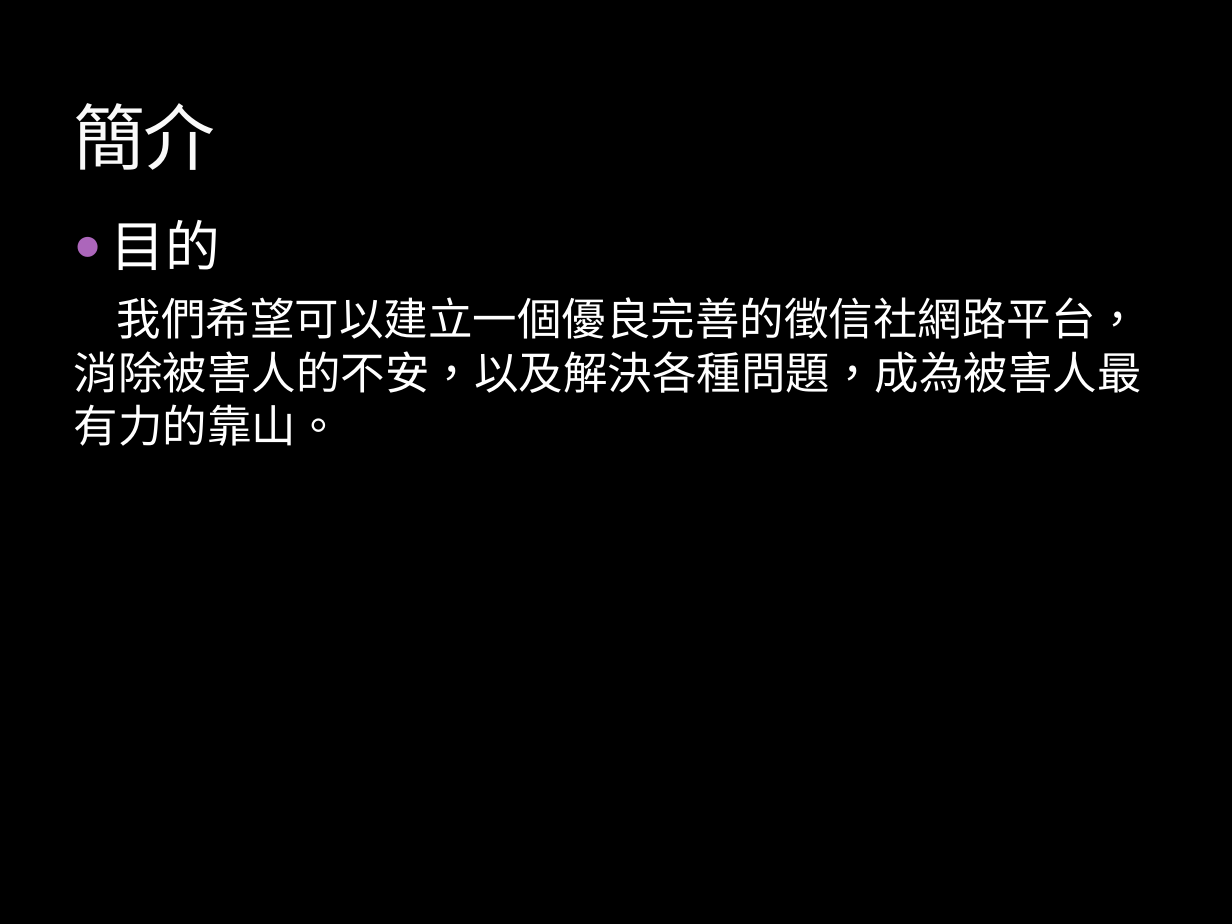
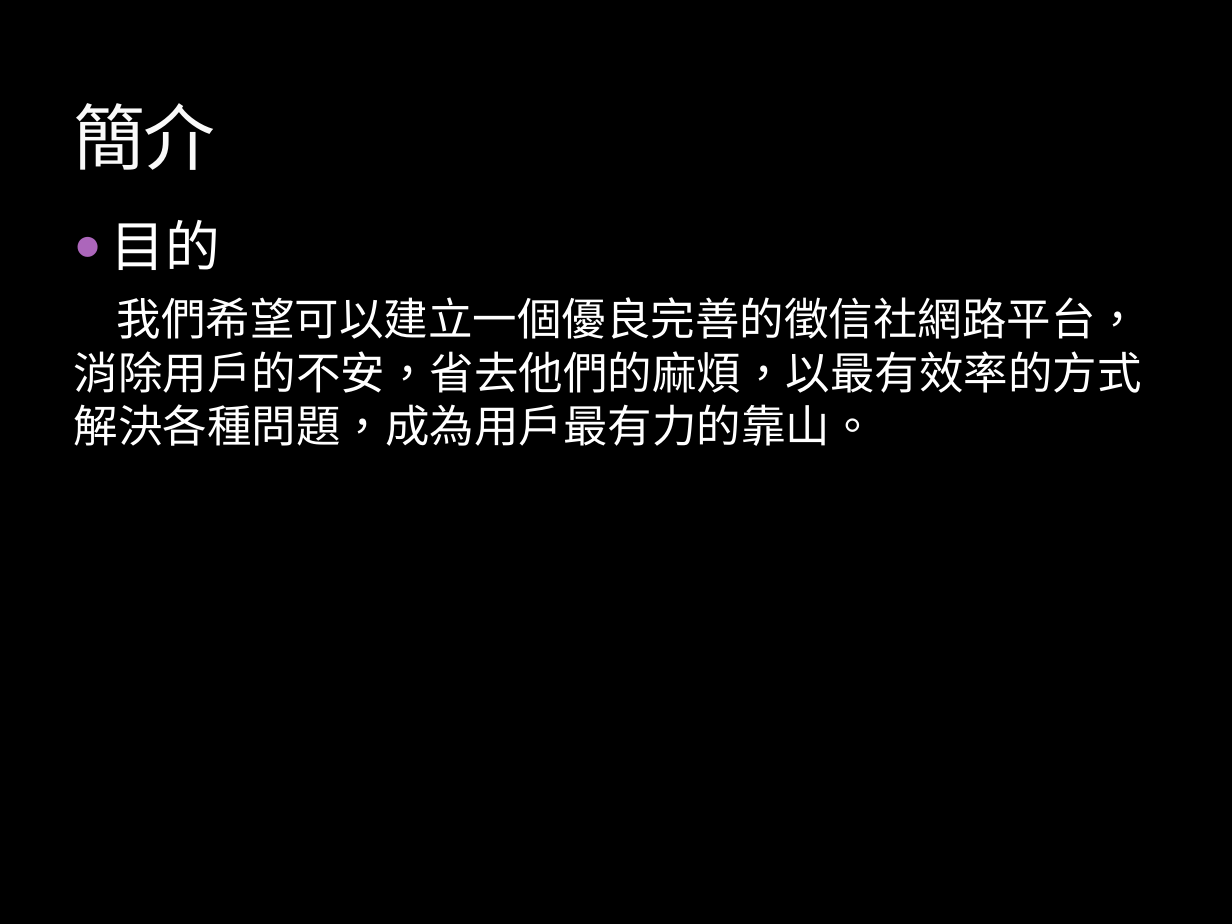
Before and after one commit to Banana-Huang/107_SE_Team11, a slide deck: slide 4 of team11_proposal.pptx. Drawn at 1232x924 pixels with LibreOffice and Linux fonts; fonts in the diff are those of the drawing; background and template pictures are left out. Boxes give left, top, right and bottom in pixels: in the first picture for what was removed or moved away, otherwise in the second. Text is boxed around its words. In the diff, an @@ line names an element or a change of style, - is before the commit and + after.

```diff
--- a/team11_proposal.pptx
+++ b/team11_proposal.pptx
@@ text at (x1=74, y1=297, x2=1142, y2=446): text changed @@
-我們希望可以建立一個優良完善的徵信社網路平台，消除被害人的不安，以及解決各種問題，成為被害人最有力的靠山。
+我們希望可以建立一個優良完善的徵信社網路平台，消除用戶的不安，省去他們的麻煩，以最有效率的方式解決各種問題，成為用戶最有力的靠山。
```
Also in this commit, not shown: 10 other slides changed, 3 slides added.
